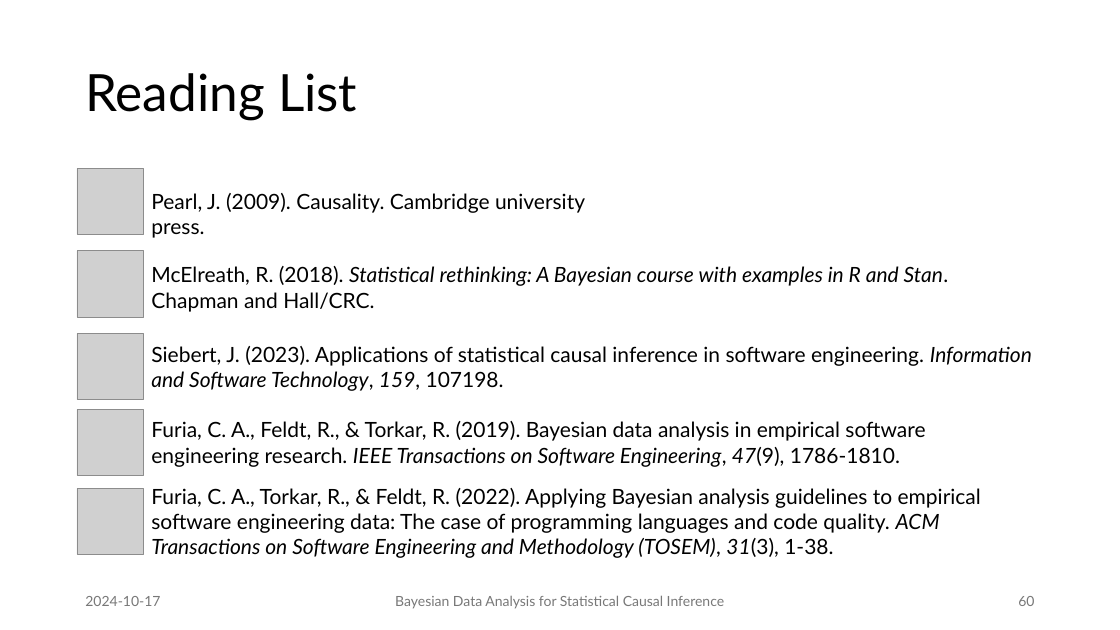
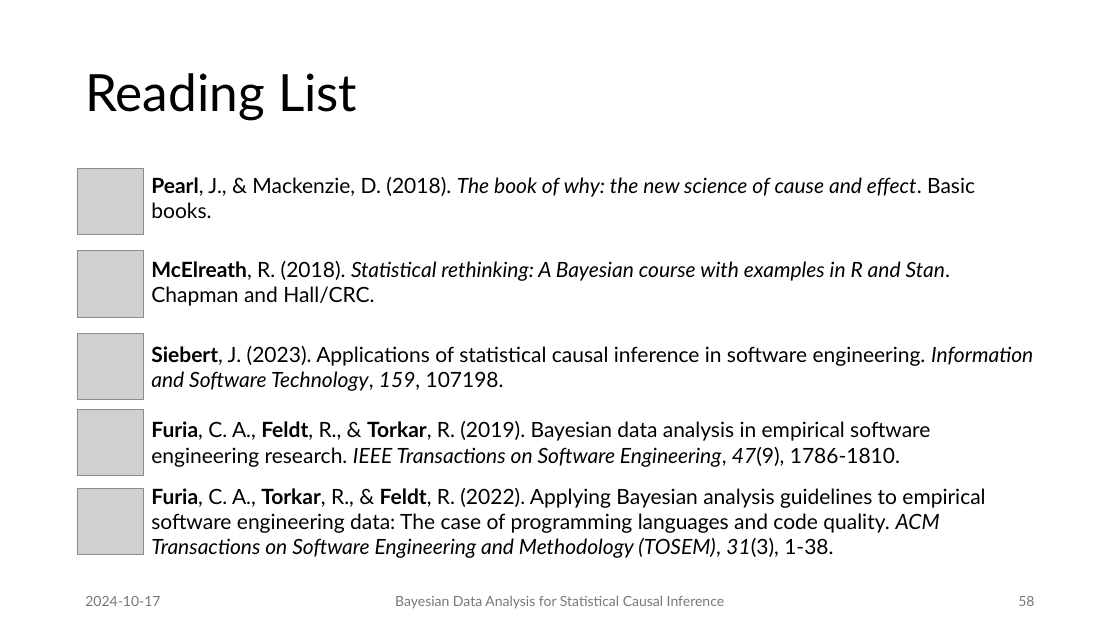
Before and after one commit to JulianFrattini/bda4sci, a slide deck: slide 58 of slides/singular/bda4sci.pptx (slide 60 before the commit). Drawn at 1120x630 pixels with LibreOffice and Linux fonts; fonts in the diff are those of the drawing; grey boxes stand for pictures. Boxes give left, top, right and bottom in pixels: in the first picture for what was removed or moved away, otherwise in the second. Text is boxed around its words. In the diff, an @@ line names an element or a change of style, - is before the commit and + after.

```diff
--- a/slides/singular/bda4sci.pptx
+++ b/slides/singular/bda4sci.pptx
@@ text at <box>151,177,975,218</box>: text changed; italic on @@
-Pearl, J. (2009). Causality. Cambridge university press.
+Pearl, J., & Mackenzie, D. (2018). The book of why: the new science of cause and effect. Basic books.
@@ text "McElreath, R. (2018). Statistical rethinking: ..." at <box>151,261,951,306</box>: bold on in "McElreath," @@
@@ text "Siebert, J. (2023). Applications of ..." at <box>151,346,1033,391</box>: bold on in "Siebert," @@
@@ text "Furia, C. A., Feldt, R., ..." at <box>151,421,930,467</box>: bold on in "Furia, Feldt, Torkar," @@
@@ text "Furia, C. A., Torkar, R., ..." at <box>151,488,985,558</box>: bold on in "Furia, Torkar, Feldt," @@
@@ page number at <box>1018,596,1034,606</box>: text changed @@
-60
+58
```
Also in this commit, not shown: 5 other slides changed, 3 slides removed, 1 other file.
